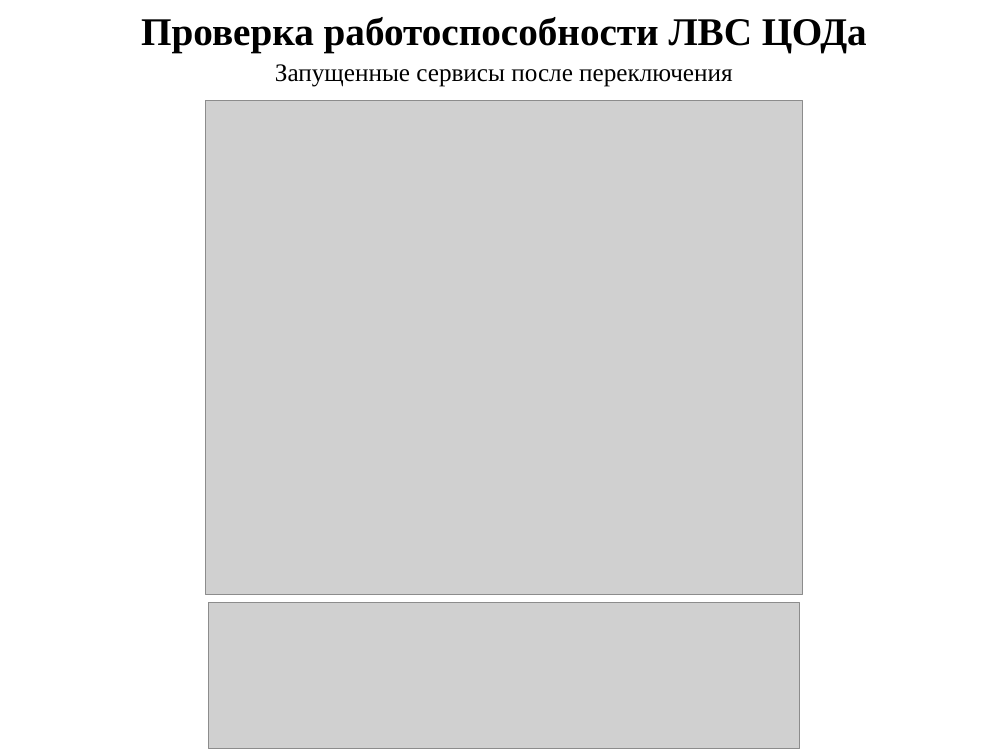
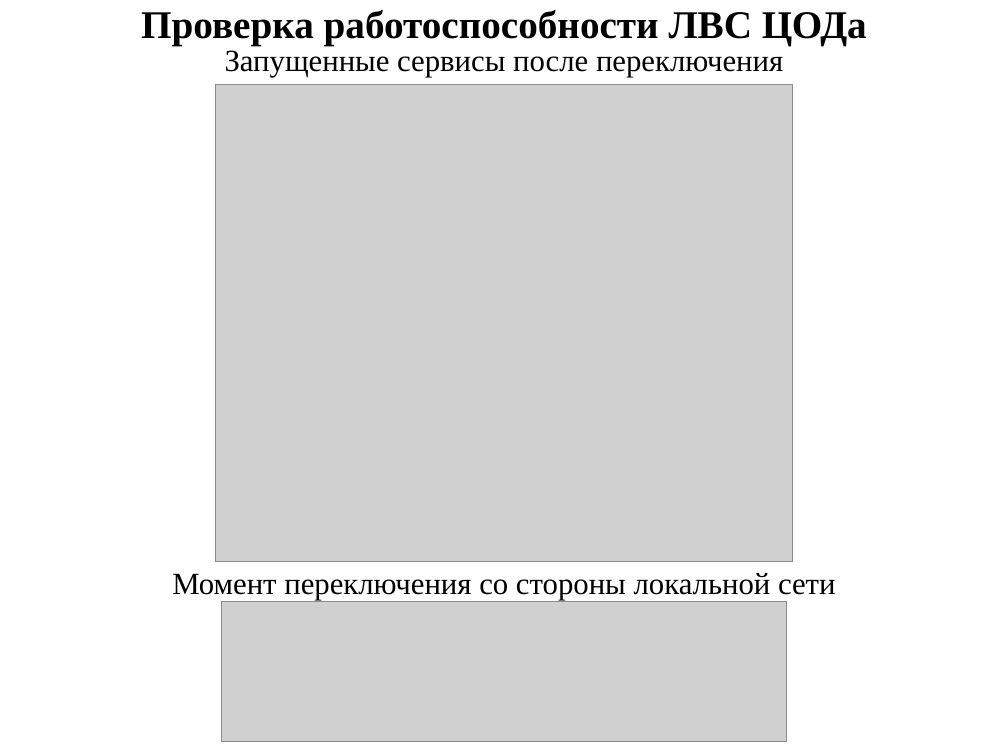
Before and after one commit to Ivashkka/diplom, a slide deck: slide 22 of Diplom_Rakov.pptx (slide 30 before the commit). Drawn at 1008x756 pixels with LibreOffice and Linux fonts; fonts in the diff are those of the drawing; grey boxes stand for pictures. Boxes give left, top, right and bottom in pixels: in the first picture for what was removed or moved away, otherwise in the second. Text is boxed around its words. In the diff, an @@ line names an element or a change of style, - is before the commit and + after.

```diff
--- a/Diplom_Rakov.pptx
+++ b/Diplom_Rakov.pptx
@@ text "Проверка работоспособности ЛВС ЦОДа": place and size @@
-text "Проверка работоспособности ЛВС ЦОДа" at <box>141,17,867,53</box>
+text "Проверка работоспособности ЛВС ЦОДа" at <box>141,10,867,45</box>
@@ text "Запущенные сервисы после переключения": place and size @@
-text "Запущенные сервисы после переключения" at <box>275,64,732,87</box>
+text "Запущенные сервисы после переключения" at <box>225,50,783,77</box>
@@ text "Запущенные сервисы после переключения" at <box>225,50,783,77</box>: size 18 to 22 pt @@
@@ picture: place and size @@
-picture at <box>206,100,803,594</box>
+picture at <box>216,85,792,561</box>
@@ text added at <box>172,573,836,600</box>, 22 pt, text #000000 @@
+Момент переключения со стороны локальной сети
@@ picture: place and size @@
-picture at <box>209,603,800,749</box>
+picture at <box>221,602,786,742</box>
```
Also in this commit, not shown: 20 other slides changed, 8 slides removed.
